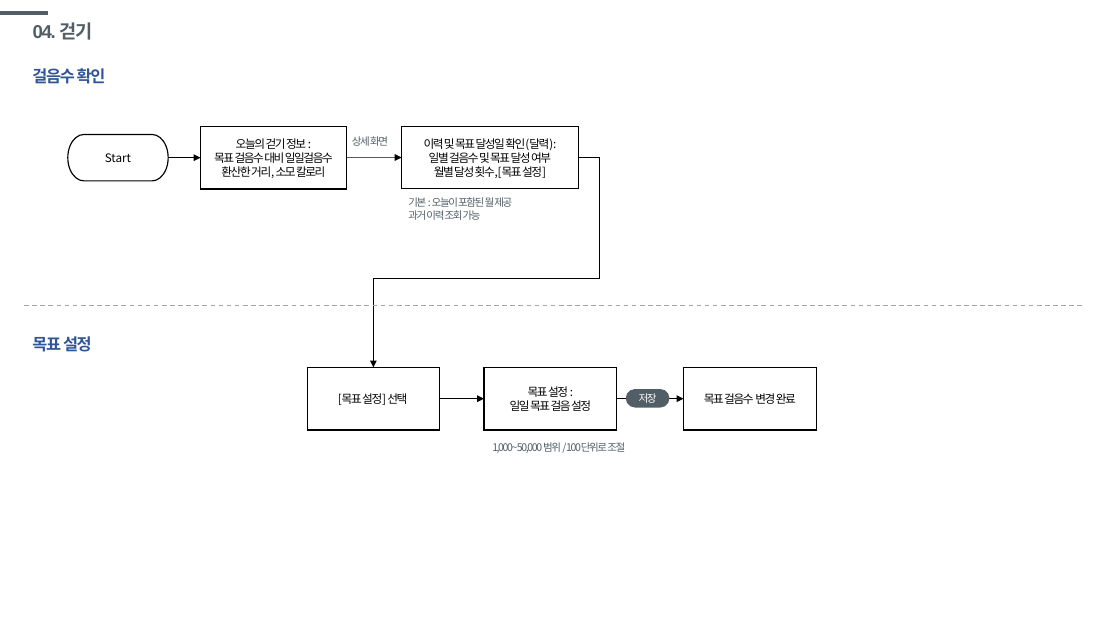
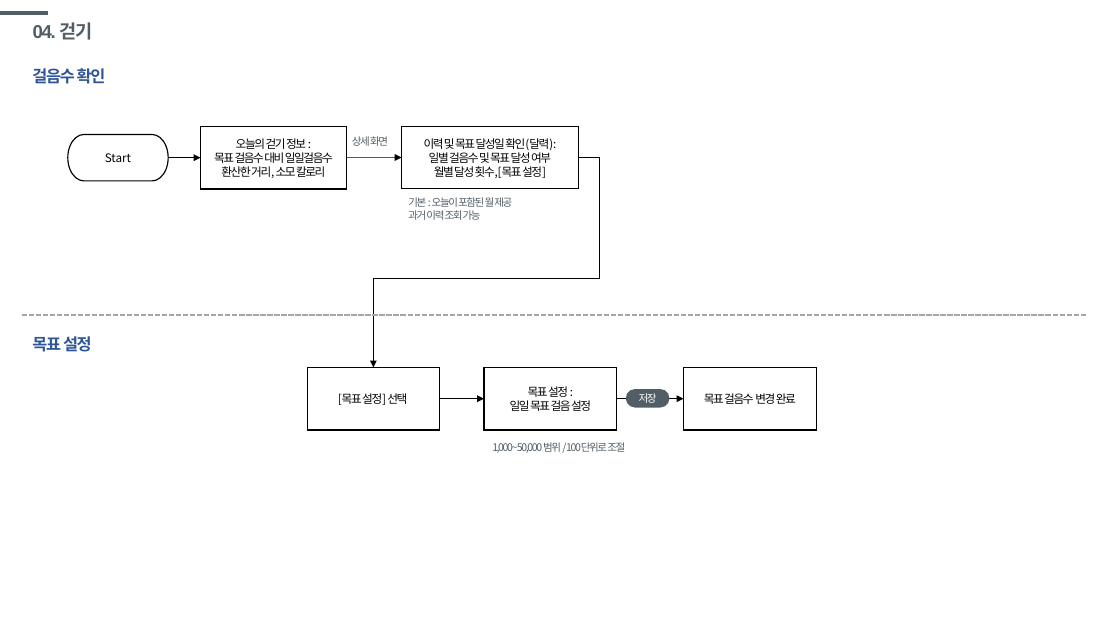
Before and after one commit to windsoccer/H160, a slide deck: slide 22 of 01 기획/SF_[건강160]당뇨_20191002.pptx (slide 23 before the commit). Drawn at 1120x630 pixels with LibreOffice and Linux fonts; fonts in the diff are those of the drawing. Boxes give left, top, right and bottom in pixels: in the first picture for what was removed or moved away, otherwise in the second. Text is boxed around its words. In the diff, an @@ line names an element or a change of style, - is before the commit and + after.

```diff
--- a/01 기획/SF_[건강160]당뇨_20191002.pptx
+++ b/01 기획/SF_[건강160]당뇨_20191002.pptx
@@ line moved from (24, 305) - (1085, 305) to (1086, 315) - (21, 315) @@
@@ line (1086, 315) - (21, 315): stroke #A5A5A5 1 pt dashed to #A5A5A5 1.5 pt dashed @@
```
Also in this commit, not shown: 10 other slides changed, 2 slides removed.
